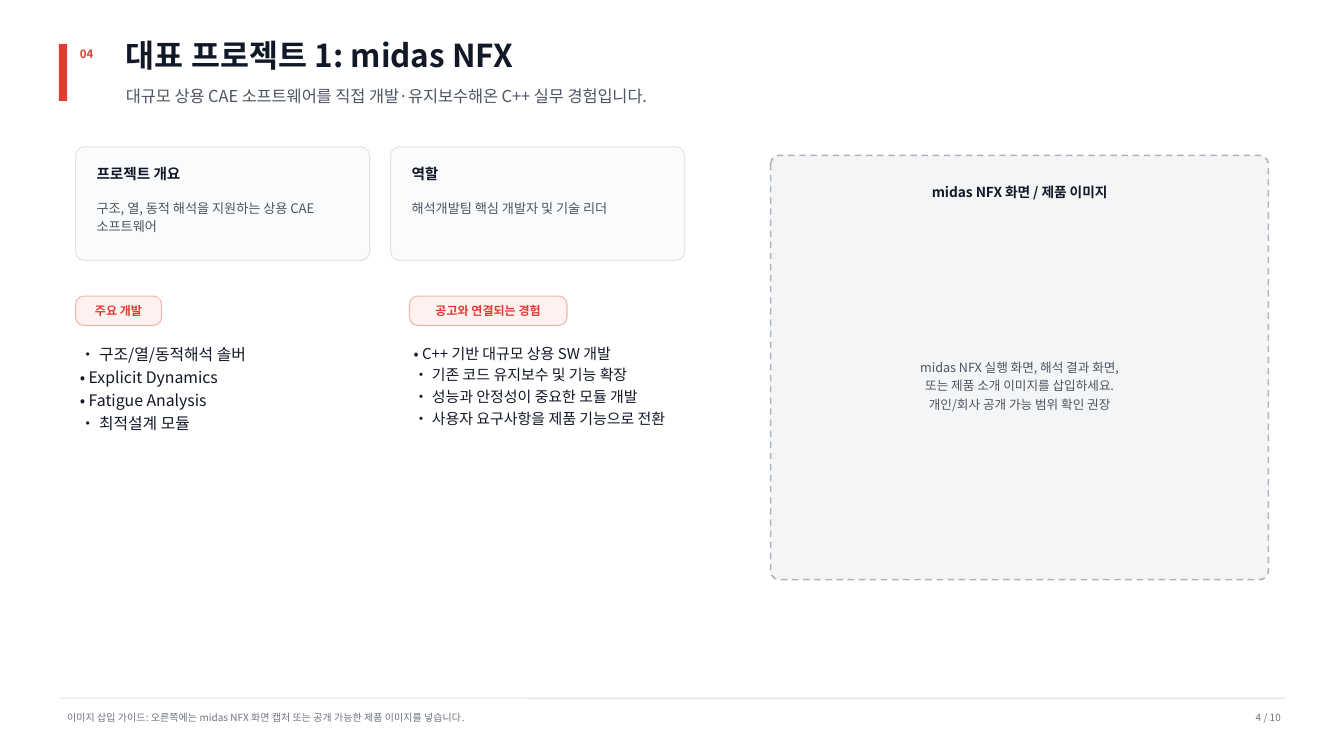
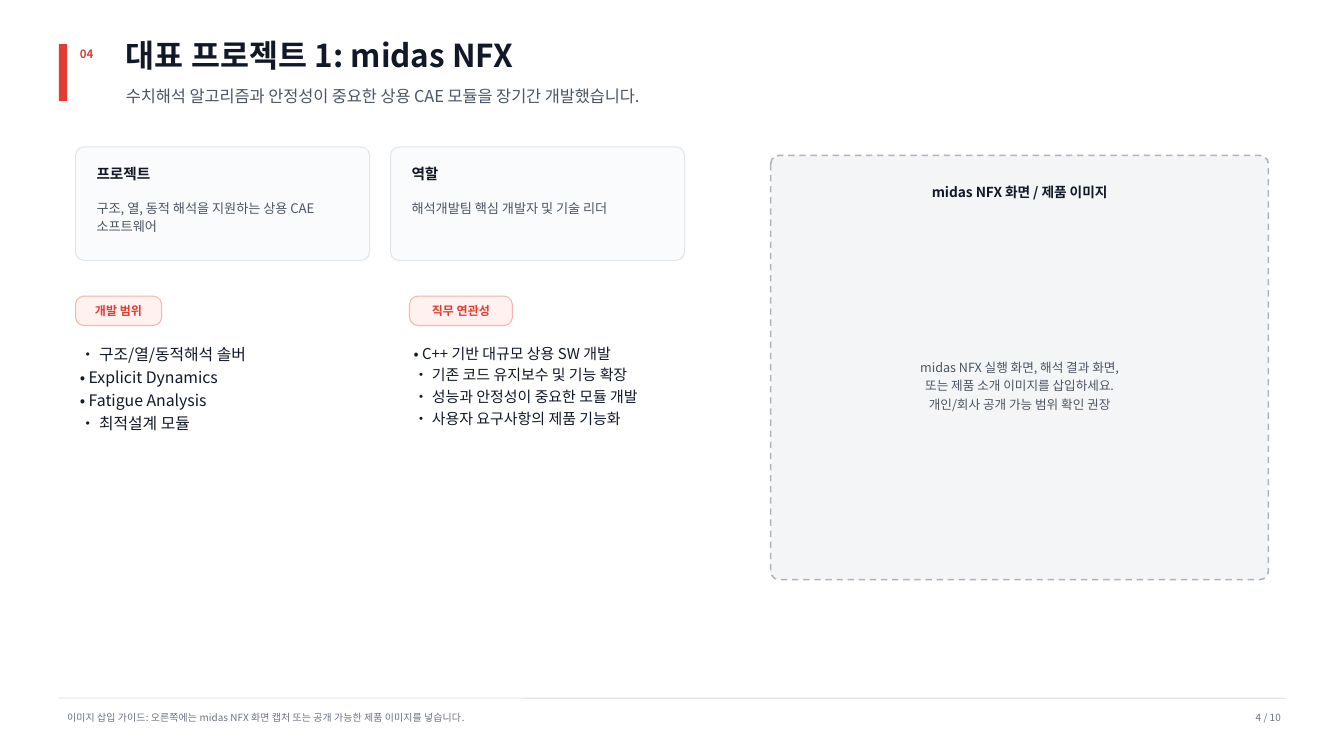
Before and after one commit to squallseo/Nina.Manualfocuser, a slide deck: slide 4 of docs/portfolio/Rainbow_Robotics_Astronomy_Portfolio.pptx. Drawn at 1344x756 pixels with LibreOffice and Linux fonts; fonts in the diff are those of the drawing. Boxes give left, top, right and bottom in pixels: in the first picture for what was removed or moved away, otherwise in the second. Text is boxed around its words. In the diff, an @@ line names an element or a change of style, - is before the commit and + after.

```diff
--- a/docs/portfolio/Rainbow_Robotics_Astronomy_Portfolio.pptx
+++ b/docs/portfolio/Rainbow_Robotics_Astronomy_Portfolio.pptx
@@ text at [126,88,639,104]: text changed @@
-대규모 상용 CAE 소프트웨어를 직접 개발·유지보수해온 C++ 실무 경험입니다.
+수치해석 알고리즘과 안정성이 중요한 상용 CAE 모듈을 장기간 개발했습니다.
@@ text at [97,166,151,181]: text changed @@
-프로젝트 개요
+프로젝트
@@ rounded rectangle "직무 연관성": place and size @@
-rounded rectangle "직무 연관성" at [409,296,567,326]
+rounded rectangle "직무 연관성" at [409,296,512,326]
@@ text in rounded rectangle at [95,305,142,316]: text changed @@
-주요 개발
+개발 범위
@@ text in rounded rectangle at [432,305,490,316]: text changed @@
-공고와 연결되는 경험
+직무 연관성
@@ text at [432,411,620,426]: text changed @@
-• 사용자 요구사항을 제품 기능으로 전환
+• 사용자 요구사항의 제품 기능화
```
Also in this commit, not shown: 8 other slides changed.
